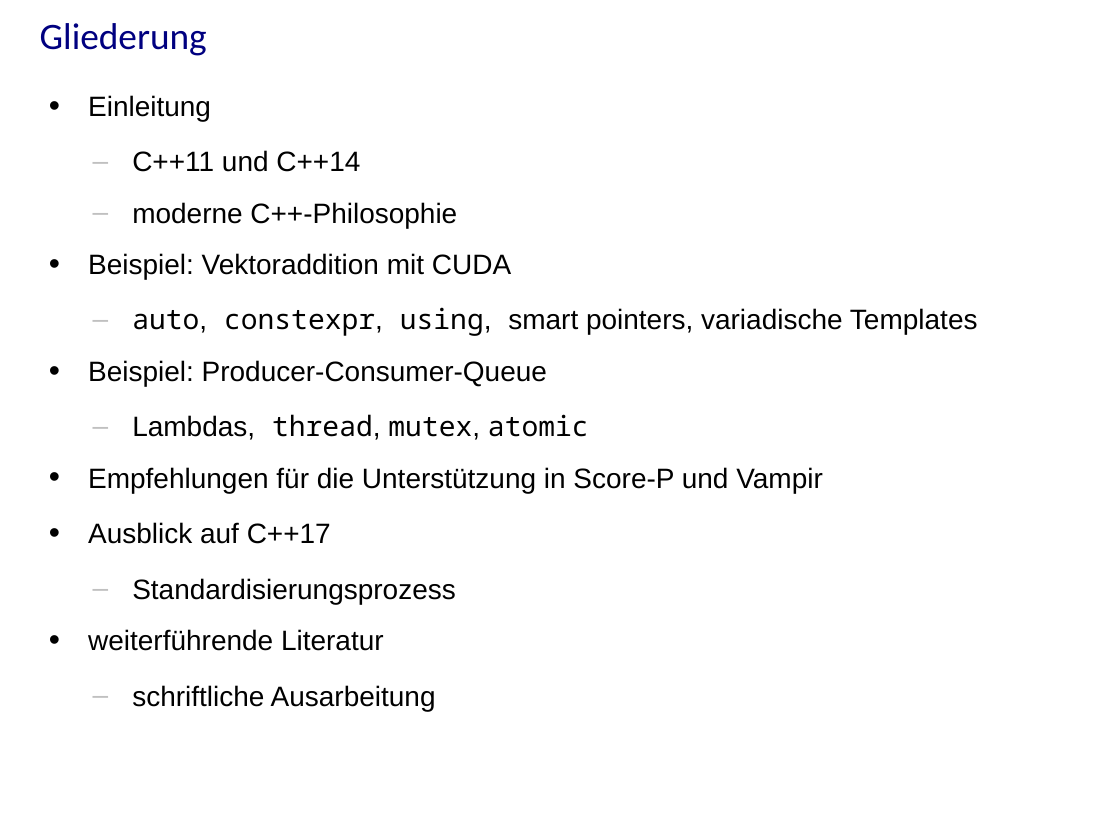
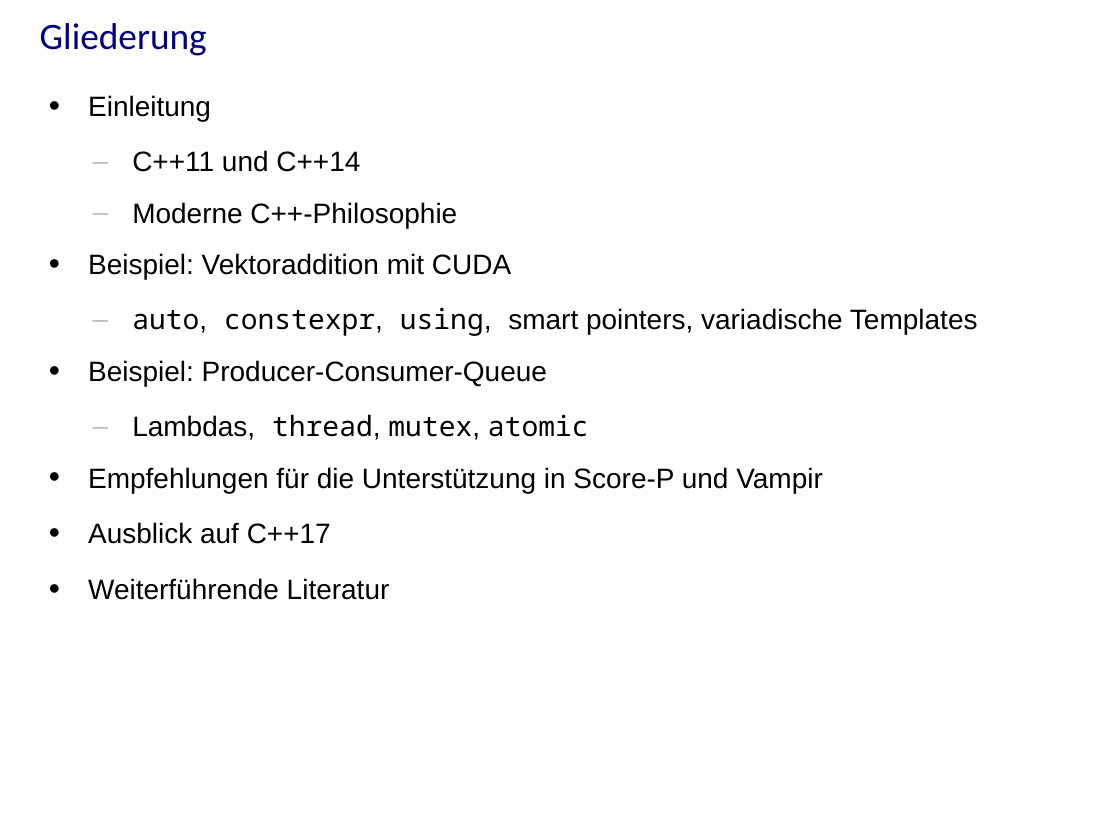
Before and after one commit to j-stephan/hs16, a slide deck: slide 2 of presentation/presentation.odp. Drawn at 1120x840 pixels with LibreOffice and Linux fonts; fonts in the diff are those of the drawing; background and template pictures are left out. Boxes give left, top, right and bottom in pixels: in the first picture for what was removed or moved away, otherwise in the second. Text is boxed around its words. In the diff, an @@ line names an element or a change of style, - is before the commit and + after.

```diff
--- a/presentation/presentation.odp
+++ b/presentation/presentation.odp
@@ text at box(132, 202, 457, 228): text changed @@
-  – moderne C++-Philosophie
+  – Moderne C++-Philosophie
@@ text at box(88, 578, 390, 600): text changed @@
-  – Standardisierungsprozess
-• weiterführende Literatur
-  – schriftliche Ausarbeitung
+• Weiterführende Literatur
```
Also in this commit, not shown: 21 other slides changed, 1 slide added, 3 other files.
